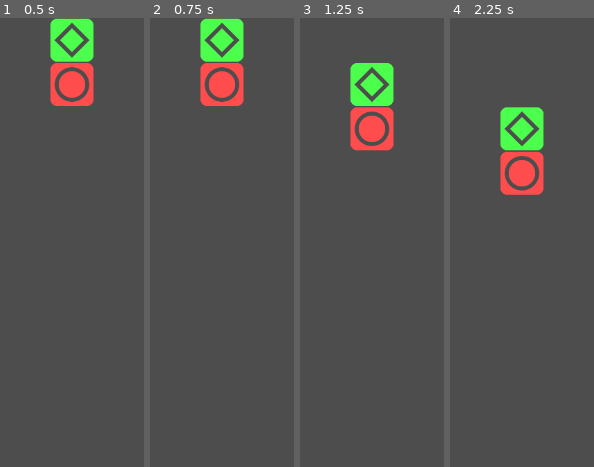
Above: before the commit, frames 1-4 (left to right).
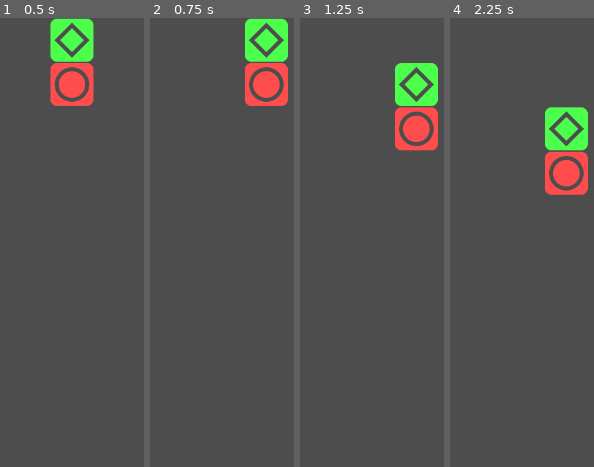
Above: after the commit, the same moments.

Repository: liabilityluke/FBGJ2025
Game: Godot game, scene res://endless.tscn
Same seed, same stepped clock (60 frames per second), same inputs: the game is played once before the commit and once after it. The project has no main scene, so this scene is started directly.
Inputs:
- Up to frame 1 (0.5 s): no input
- Up to frame 2 (0.75 s): tap Enter at 0.5 s; hold Right (ui_right) from 0.53 s (still down)
- Up to frame 3 (1.25 s): keep holding Right (ui_right)
- Up to frame 4 (2.25 s): tap Space at 1.25 s; release Right (ui_right) at 1.28 s; hold Left (ui_left) 1.28-2.03 s; hold Right (ui_right) from 2.03 s (still down)

Frame 1 is identical in both runs. In frame 2, 9.7% of the frame differs, in the area x 34-96%, y 0-20%; in frame 3, 9.6%; in frame 4, 9.8%, in the area x 34-96%, y 19-40%.

Commit message:
added movement side to side, losing message

Diff:
--- a/endless.gd
+++ b/endless.gd
@@ -21,11 +21,11 @@
 
 func _ready() -> void:
 	#form the grid
-	for i in board_height :
-		var row = []
-		for j in board_width :
-			row.append(null)
-		grid.append(row)
+	for i in board_width :
+		var column = []
+		for j in board_height :
+			column.append(null)
+		grid.append(column)
 
 	spawn_blocks()
 
@@ -37,21 +37,38 @@
 	gravity_timer.start()
 
 func _input(event: InputEvent) -> void:
-	pass
+	if event.is_action_pressed("ui_left") :
+		var new_seed_location = seed_block.location + Vector2i(-1, 0)
+		var new_stem_location = stem_block.location + Vector2i(-1, 0)
+		if is_valid_move(new_seed_location) and is_valid_move(new_stem_location) :
+			move_block(seed_block, new_seed_location)
+			move_block(stem_block, new_stem_location)
+	elif event.is_action_pressed("ui_right") :
+		var new_seed_location = seed_block.location + Vector2i(1, 0)
+		var new_stem_location = stem_block.location + Vector2i(1, 0)
+		if is_valid_move(new_seed_location) and is_valid_move(new_stem_location) :
+			move_block(seed_block, new_seed_location)
+			move_block(stem_block, new_stem_location)
 
 func location_to_position(location: Vector2i) -> Vector2i:
 	return board_start_position + Vector2i((0.5+location.x)*cell_size, (0.5+location.y)*cell_size)
 
 func _on_gravity_timer_timeout() :
-	seed_block.location += Vector2i(0, 1)
-	seed_block.position = location_to_position(seed_block.location)
-
-	stem_block.location += Vector2i(0, 1)
-	stem_block.position = location_to_position(stem_block.location)
+	if seed_block != null and stem_block != null :
+		var new_seed_location = seed_block.location + Vector2i(0, 1)
+		var new_stem_location = stem_block.location + Vector2i(0, 1)
+		if is_valid_move(new_seed_location) and is_valid_move(new_stem_location) :
+			move_block(seed_block, new_seed_location)
+			move_block(stem_block, new_stem_location)
+		else :
+			place_piece()
 
 	gravity_timer.start()
 
 func place_piece() :
+	seed_block = null
+	stem_block = null
+	spawn_blocks()
 	pass #turn falling pieces into real pieces, check for chain
 
 func on_chain_timer_timeout() :
@@ -68,13 +85,28 @@
 	return false
 
 func spawn_blocks() -> void :
-	seed_block = block.instantiate()
-	seed_block.change_color(randi_range(0, 2))
-	seed_block.location = spawn_location
-	seed_block.position = location_to_position(seed_block.location)
-	add_child(seed_block)
-	stem_block = block.instantiate()
-	stem_block.change_color(randi_range(0, 2))
-	stem_block.location = spawn_location + Vector2i(0, -1)
-	stem_block.position = location_to_position(stem_block.location)
-	add_child(stem_block)
+	if is_valid_move(spawn_location) and is_valid_move(spawn_location + Vector2i(0, -1)) :
+		seed_block = block.instantiate()
+		seed_block.change_color(randi_range(0, 2))
+		move_block(seed_block, spawn_location)
+		add_child(seed_block)
+
+		stem_block = block.instantiate()
+		stem_block.change_color(randi_range(0, 2))
+		move_block(stem_block, spawn_location + Vector2i(0, -1))
+		add_child(stem_block)
+	else :
+		print("you lose!!!!!")
+
+func move_block(block_to_move : Node2D, location : Vector2i) :
+	grid[block_to_move.location.x][block_to_move.location.y] = null
+	block_to_move.location = location
+	if grid[block_to_move.location.x][block_to_move.location.y] != null :
+		printerr("trying to move block to a spot that is already full!!")
+	grid[block_to_move.location.x][block_to_move.location.y] = block_to_move
+	block_to_move.position = location_to_position(block_to_move.location)
+
+func is_valid_move(location) -> bool :
+	if location.x >= board_width or location.x < 0 or location.y >= board_height or location.y < 0:
+		return false
+	return (grid[location.x][location.y] == null) or (grid[location.x][location.y] == seed_block) or (grid[location.x][location.y] == stem_block)
